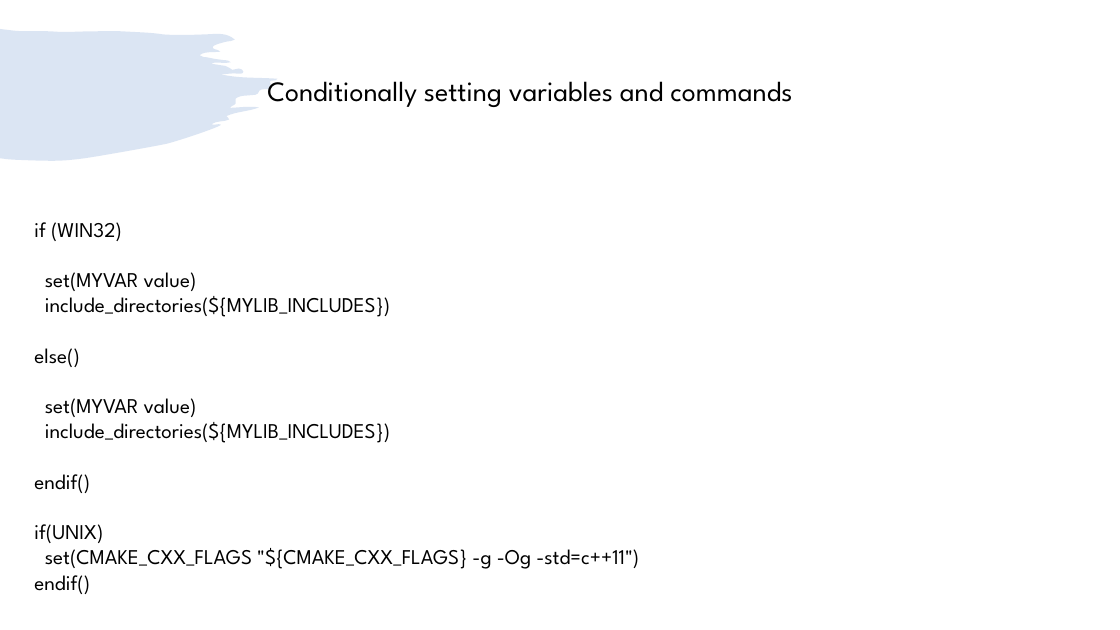
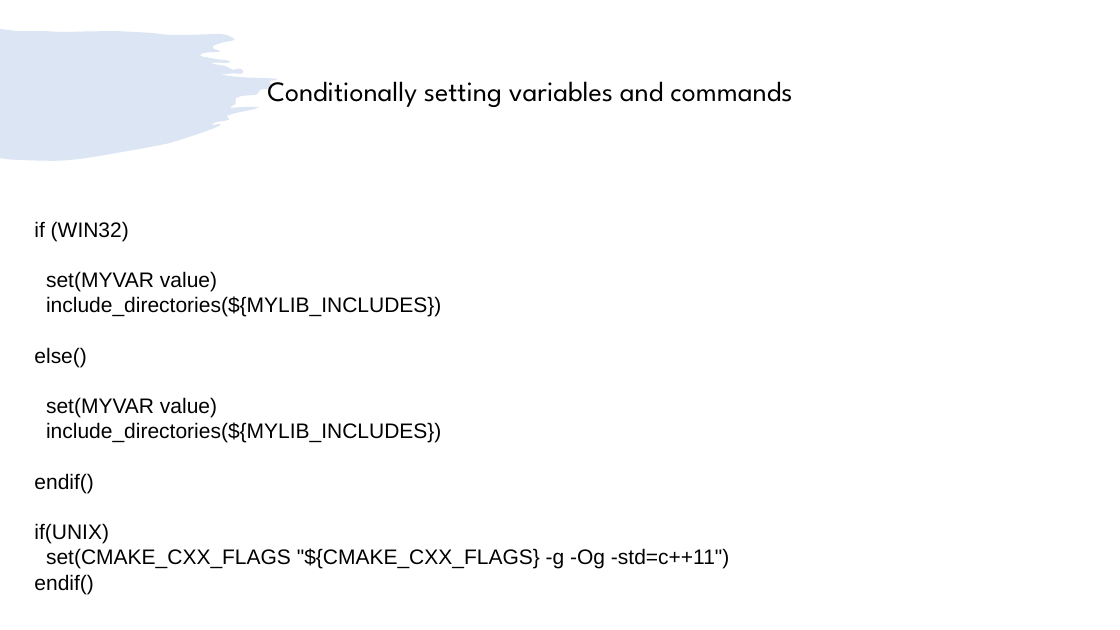
Before and after one commit to girishlande/cmake, a slide deck: slide 8 of learnings.pptx (slide 7 before the commit). Drawn at 1120x630 pixels with LibreOffice and Linux fonts; fonts in the diff are those of the drawing. Boxes give left, top, right and bottom in pixels: in the first picture for what was removed or moved away, otherwise in the second. Text is boxed around its words. In the diff, an @@ line names an element or a change of style, - is before the commit and + after.

Commit message:
Update cmake learning

```diff
--- a/learnings.pptx
+++ b/learnings.pptx
@@ text "if (WIN32)" at <box>34,221,729,594</box>: font League Spartan to Arial @@
```
Also in this commit, not shown: 3 other slides changed, 2 slides added, 1 slide removed.
